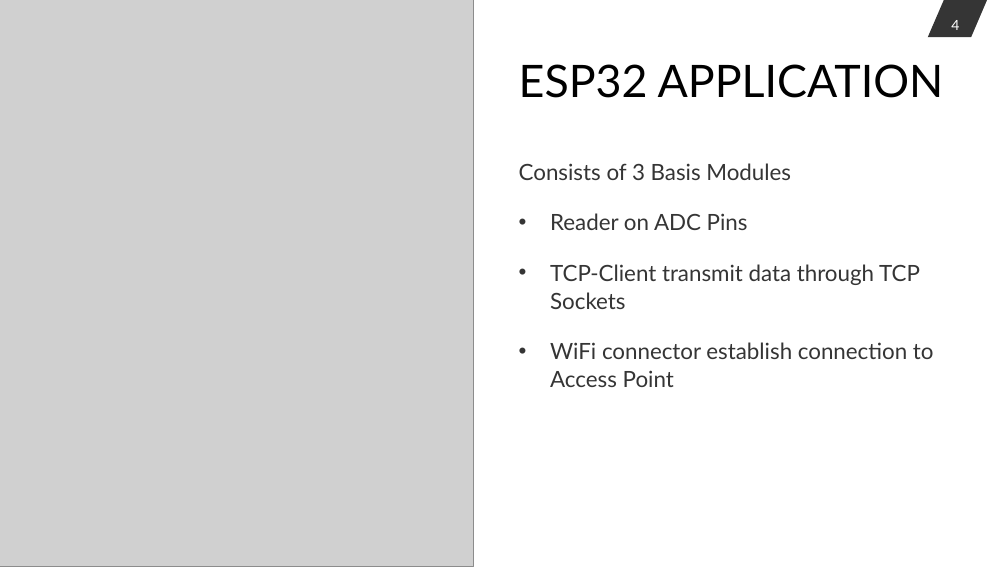
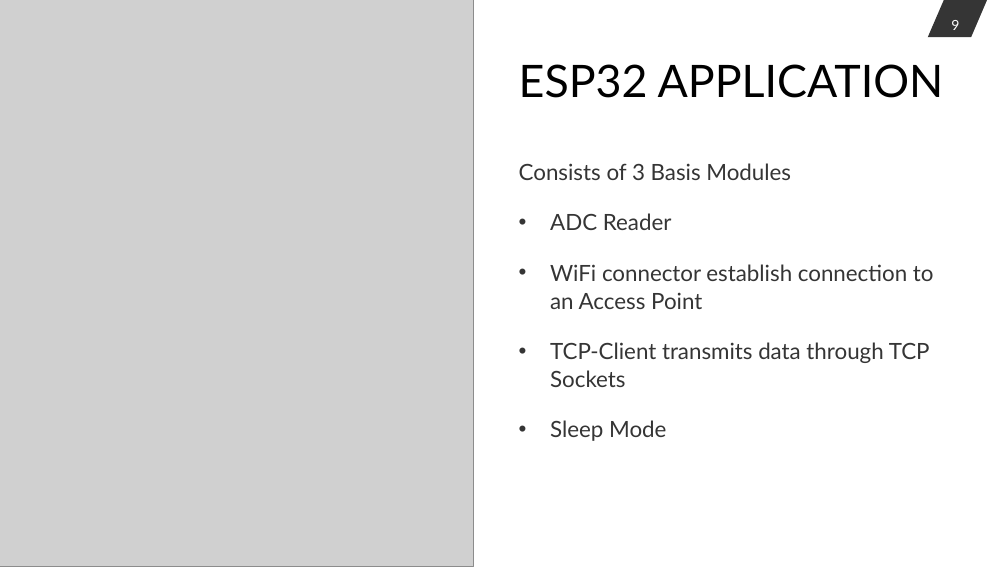
Before and after one commit to StephanStofer/hslu-iot, a slide deck: slide 9 of doc/presentation.pptx (slide 4 before the commit). Drawn at 1008x567 pixels with LibreOffice and Linux fonts; fonts in the diff are those of the drawing; grey boxes stand for pictures. Boxes give left, top, right and bottom in pixels: in the first picture for what was removed or moved away, otherwise in the second. Text is boxed around its words. In the diff, an @@ line names an element or a change of style, - is before the commit and + after.

```diff
--- a/doc/presentation.pptx
+++ b/doc/presentation.pptx
@@ page number at [951, 20, 959, 30]: text changed @@
-4
+9
@@ text at [550, 213, 934, 441]: text changed @@
-• Reader on ADC Pins
-• TCP-Client transmit data through TCP Sockets
-• WiFi connector establish connection to Access Point
+• ADC Reader
+• WiFi connector establish connection to an Access Point
+• TCP-Client transmits data through TCP Sockets
+• Sleep Mode
```
Also in this commit, not shown: 1 other slide changed, 4 slides added.
